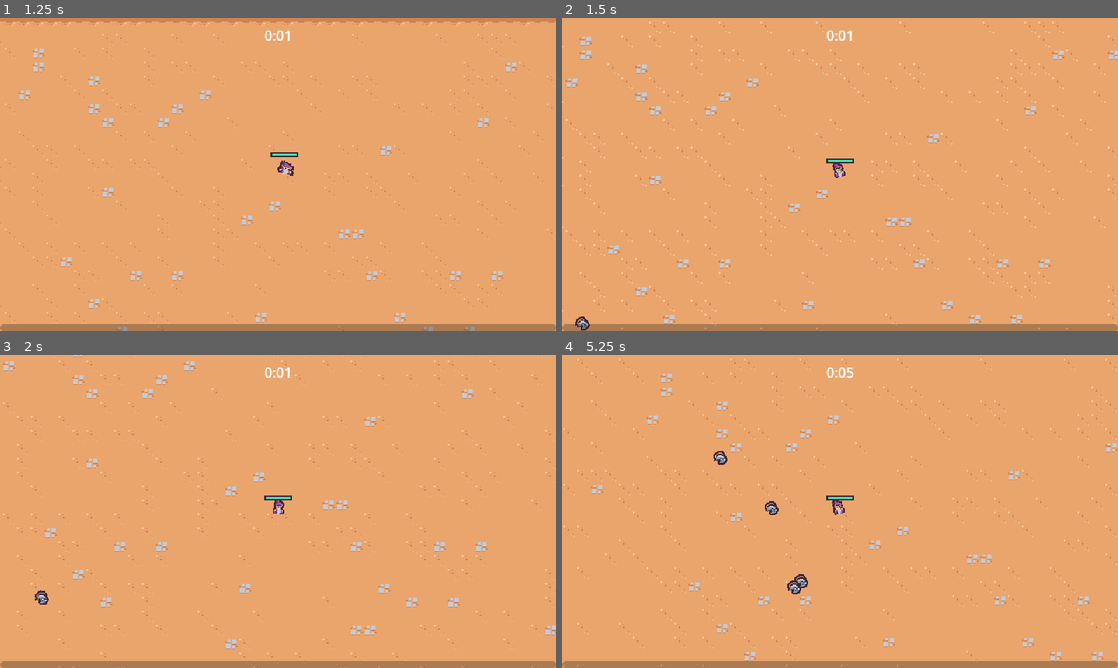
Above: before the commit, frames 1-4 (two rows, left to right).
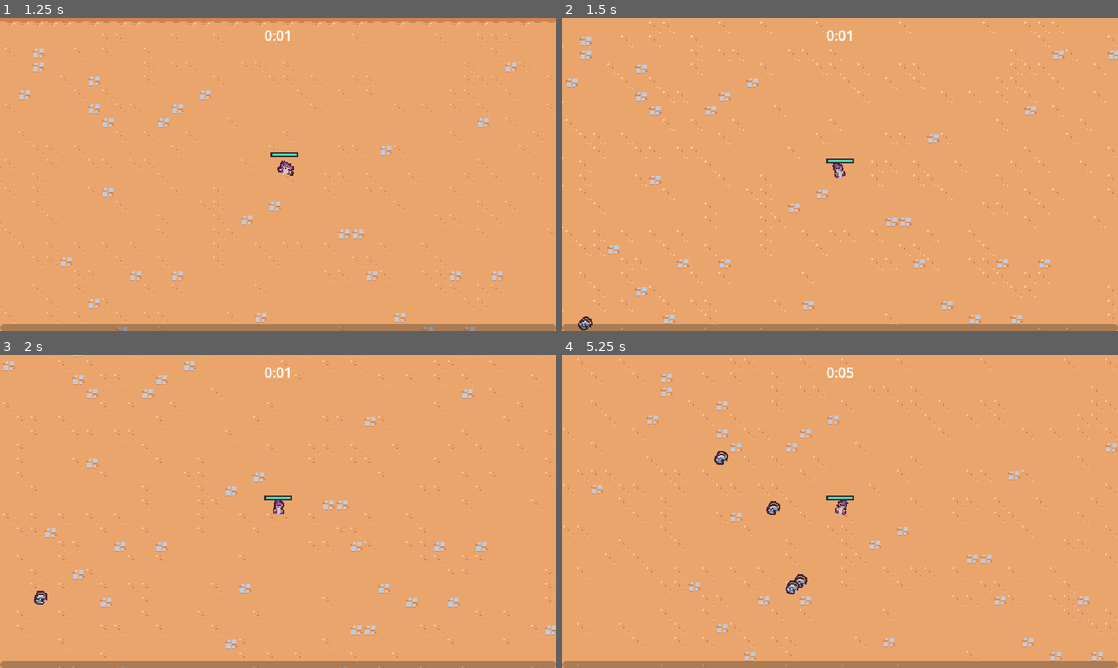
Above: after the commit, the same moments.

Repository: camd67/survivors-clone
Game: Godot game, scene res://scenes/main/main.tscn
Same seed, same stepped clock (60 frames per second), same inputs: the game is played once before the commit and once after it.
Inputs (mouse positions are in pixels of both pictures, inside the frame that each line leads up to):
- Up to frame 1 (1.25 s): move the mouse to (400, 158) at 0.52 s; press the mouse at (400, 158) at 0.53 s; hold D (move_right) from 0.53 s (still down)
- Up to frame 2 (1.5 s): move the mouse to (728, 190) at 1.27 s; release D (move_right) at 1.28 s; release the mouse at (728, 190) at 1.28 s; hold S (move_down) from 1.28 s (still down); click (728, 190) at 1.35 s
- Up to frame 3 (2 s): keep holding S (move_down)
- Up to frame 4 (5.25 s): move the mouse to (895, 442) at 2.02 s; release S (move_down) at 2.03 s; press the mouse at (895, 442) at 2.03 s; hold D (move_right) 2.03-2.78 s; move the mouse to (812, 574) at 2.77 s; release the mouse at (812, 574) at 2.78 s; hold W (move_up) 2.78-3.53 s; click (812, 574) at 2.85 s; move the mouse to (1006, 558) at 3.52 s; press the mouse at (1006, 558) at 3.53 s; hold A (move_left) 3.53-5.03 s; move the mouse to (673, 464) at 4.27 s; release the mouse at (673, 464) at 4.28 s; click (673, 464) at 4.35 s; move the mouse to (867, 511) at 5.02 s; press the mouse at (867, 511) at 5.03 s; hold S (move_down) from 5.03 s (still down)

Frame 1 is identical in both runs. In frame 2, less than 0.1% of the frame differs, in the area x 2-6%, y 95-100%; in frame 3, less than 0.1%; in frame 4, 0.3%, in the area x 27-52%, y 30-77%.

Commit message:
Lesson 38: Death animation

Diff:
--- /dev/null
+++ b/scenes/component/death_component.gd
@@ -0,0 +1,24 @@
+extends Node2D
+
+@export var health_component: HealthComponent
+@export var sprite: Sprite2D
+
+func _ready():
+	health_component.died.connect(on_died)
+	$GPUParticles2D.texture = sprite.texture
+
+
+func on_died():
+	if owner == null || not owner is Node2D:
+		return
+
+	var spawn_position = owner.global_position
+
+	# After removing ourself we'll lose access to the tree
+	var entities = get_tree().get_first_node_in_group("entities_layer")
+
+	# Remove ourself and attach us somewhere more permanent
+	get_parent().remove_child(self)
+	entities.add_child(self)
+	global_position = spawn_position
+	$AnimationPlayer.play("default")
--- a/scenes/component/death_component.tscn
+++ b/scenes/component/death_component.tscn
@@ -1,5 +1,6 @@
-[gd_scene load_steps=8 format=3 uid="uid://y3mhwt8tmstx"]
+[gd_scene load_steps=9 format=3 uid="uid://y3mhwt8tmstx"]
 
+[ext_resource type="Script" path="res://scenes/component/death_component.gd" id="1_mx2gp"]
 [ext_resource type="Texture2D" uid="uid://i4fd1nmc8dsd" path="res://scenes/game_object/basic_enemy/basic_enemy.png" id="1_ww0b4"]
 
 [sub_resource type="Animation" id="Animation_mf0yp"]
@@ -63,19 +64,19 @@
 particle_flag_disable_z = true
 direction = Vector3(0, -1, 0)
 spread = 30.0
-gravity = Vector3(0, 400, 0)
-initial_velocity_min = 125.0
-initial_velocity_max = 200.0
-angular_velocity_min = -720.0
-angular_velocity_max = 720.0
+gravity = Vector3(0, 800, 0)
+initial_velocity_min = 175.0
+initial_velocity_max = 250.0
+angular_velocity_min = -1440.0
+angular_velocity_max = 1440.0
 orbit_velocity_min = 0.0
 orbit_velocity_max = 0.0
 scale_curve = SubResource("CurveTexture_ad3sh")
 
 [node name="DeathComponent" type="Node2D"]
+script = ExtResource("1_mx2gp")
 
 [node name="AnimationPlayer" type="AnimationPlayer" parent="."]
-autoplay = "default"
 libraries = {
 "": SubResource("AnimationLibrary_0m3mp")
 }
@@ -85,7 +86,7 @@
 amount = 1
 process_material = SubResource("ParticleProcessMaterial_kkqk7")
 texture = ExtResource("1_ww0b4")
-lifetime = 0.65
+lifetime = 0.5
 one_shot = true
 fixed_fps = 0
 interpolate = false
--- a/scenes/game_object/basic_enemy/basic_enemy.gd
+++ b/scenes/game_object/basic_enemy/basic_enemy.gd
@@ -3,6 +3,7 @@
 const MAX_SPEED = 50
 
 @onready var health: HealthComponent = $HealthComponent
+@onready var visuals = $Visuals
 
 
 func _process(delta):
@@ -10,6 +11,10 @@
 	velocity = direction * MAX_SPEED
 	move_and_slide()
 
+	var move_sign = sign(velocity.x)
+	if move_sign != 0:
+		visuals.scale = Vector2(-move_sign, 1)
+
 func get_direction_to_player():
 	var player_node = get_tree().get_first_node_in_group("player") as Node2D
 	if player_node != null:
--- a/scenes/game_object/basic_enemy/basic_enemy.tscn
+++ b/scenes/game_object/basic_enemy/basic_enemy.tscn
@@ -1,10 +1,11 @@
-[gd_scene load_steps=11 format=3 uid="uid://bmn4yxj3stfwr"]
+[gd_scene load_steps=12 format=3 uid="uid://bmn4yxj3stfwr"]
 
 [ext_resource type="Texture2D" uid="uid://i4fd1nmc8dsd" path="res://scenes/game_object/basic_enemy/basic_enemy.png" id="1_achbw"]
 [ext_resource type="Script" path="res://scenes/game_object/basic_enemy/basic_enemy.gd" id="1_ogpgs"]
 [ext_resource type="PackedScene" uid="uid://cj3jdnvxkgfxu" path="res://scenes/component/health_component.tscn" id="2_ap0kb"]
 [ext_resource type="PackedScene" uid="uid://mxwtim2s4s85" path="res://scenes/component/vial_drop_component.tscn" id="4_ly5vg"]
 [ext_resource type="PackedScene" uid="uid://b76nyfmfjfljv" path="res://scenes/component/hurt_box_component.tscn" id="4_qjdxs"]
+[ext_resource type="PackedScene" uid="uid://y3mhwt8tmstx" path="res://scenes/component/death_component.tscn" id="6_t5x01"]
 
 [sub_resource type="Animation" id="Animation_tntyh"]
 resource_name = "walk"
@@ -86,6 +87,10 @@
 "": SubResource("AnimationLibrary_34v6v")
 }
 
+[node name="DeathComponent" parent="." node_paths=PackedStringArray("health_component", "sprite") instance=ExtResource("6_t5x01")]
+health_component = NodePath("../HealthComponent")
+sprite = NodePath("../Visuals/Sprite2D")
+
 [node name="HealthComponent" parent="." instance=ExtResource("2_ap0kb")]
 
 [node name="VialDropComponent" parent="." node_paths=PackedStringArray("health_component") instance=ExtResource("4_ly5vg")]
--- a/scenes/game_object/player/player.gd
+++ b/scenes/game_object/player/player.gd
@@ -36,9 +36,7 @@
 		animation_player.play("RESET")
 
 	var move_sign = sign(movement_vector.x)
-	if move_sign == 0:
-		visuals.scale = Vector2.ONE
-	else:
+	if move_sign != 0:
 		visuals.scale = Vector2(move_sign, 1)
 
 
